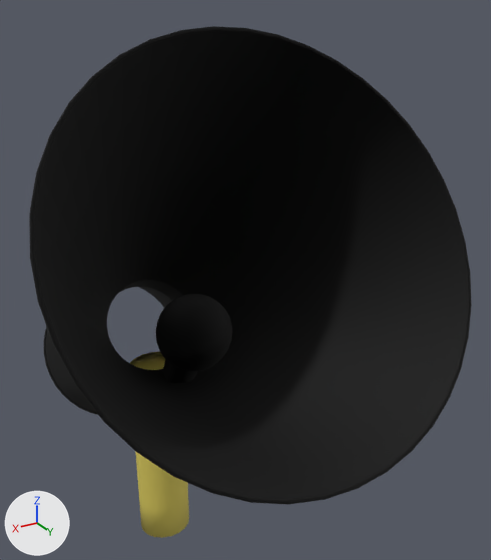
The OBJ model Museo_de_la_Biodiversidad/Models/lampara.obj as it was, and as the next commit left it.
Camera for both pictures: a 50 mm lens placed at (14.8, 36.2, 35.4), pointed at (-3.5, 5.7, 20.1). Every picture has the same lights, and +X, +Y and +Z are marked at lower left. Where no turn or scale is listed for an object, it has been applied to the vertices.

In view in the first picture: 'Cylinder001', 'Mr_Brown_London_Bergamo_Wall_Lamp'.
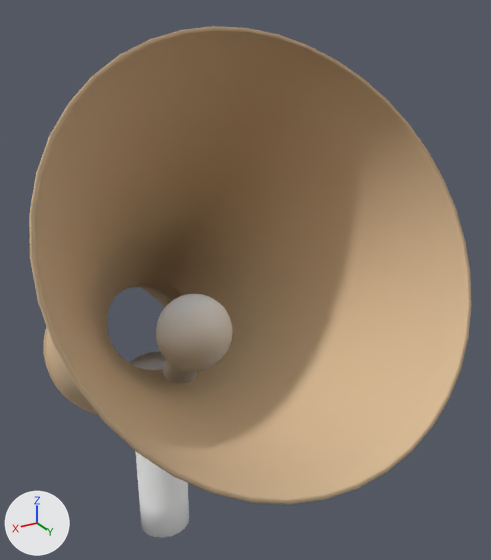
The change, as JSON lines over the scene's bpy script:
```json
{"op": "add", "block": "img_blanco_jpg", "code": ["img_blanco_jpg = load_image('blanco.jpg', '../Textures/blanco.jpg', 512, 512, 'sRGB')"]}
{"op": "add", "block": "img_beige_jpg", "code": ["img_beige_jpg = load_image('beige.jpg', '../Textures/beige.jpg', 512, 512, 'sRGB')"]}
{"op": "add", "block": "mat_07___default", "code": ["mat_07___default = principled_material('07___Default')", "mat_07___default.texture = img_blanco_jpg", "mat_07___default.roughness = 0.9"]}
{"op": "add", "block": "mat_08___default", "code": ["mat_08___default = principled_material('08___Default')", "mat_08___default.texture = img_beige_jpg", "mat_08___default.roughness = 0.9"]}
{"block": "me_cylinder001", "where": "me_cylinder001.from_pydata(...)  # 110 vertices, 108 faces; spans x -1.69..1.8, y -1.24..1.93, z 0.0..13.0"}
{"op": "remove", "block": "me_cylinder001", "code": "me_cylinder001.materials.append(mat_wire_177148027)  # yellow #d9c85c"}
{"op": "add", "block": "me_cylinder001", "code": "me_cylinder001.materials.append(mat_07___default)  # picture img_blanco_jpg"}
{"block": "me_mr_brown_london_bergamo_wall_lamp", "where": "me_mr_brown_london_bergamo_wall_lamp.from_pydata(...)  # 8236 vertices, 8302 faces; spans x -9.8..10.1, y -10.1..20.3, z 6.5..33.9"}
{"block": "me_mr_brown_london_bergamo_wall_lamp", "where": "# used by ob_mr_brown_london_bergamo_wall_lamp; location = (0.0, 0.0, 0.0)"}
{"block": "me_mr_brown_london_bergamo_wall_lamp", "change": "me_mr_brown_london_bergamo_wall_lamp part 1: 6418 of the faces centred in x -9.7..10.0, y -10.1..20.3, z 6.5..33.8 switch from mat_wire_000000000 (black #000000) to mat_08___default (picture img_beige_jpg)"}
{"block": "me_mr_brown_london_bergamo_wall_lamp", "change": "me_mr_brown_london_bergamo_wall_lamp part 2: 1884 of the faces centred in x -1.9..2.2, y 3.3..8.4, z 13.7..20.1 switch from mat_wire_000000000 (black #000000) to mat_07___default (picture img_blanco_jpg)"}
```

Boxes (x1, y1, x2, y2) around the edits, measured in the pictures (491 x 560 px):
```json
{"object": "Cylinder001", "change": "recoloured", "before": [130, 351, 189, 538], "after": [130, 351, 189, 538], "on screen": "yellow to grey"}
{"part": 1, "of": "me_mr_brown_london_bergamo_wall_lamp", "change": "recoloured", "before": [29, 26, 472, 505], "after": [29, 26, 472, 505], "on screen": "black to beige"}
{"part": 2, "of": "me_mr_brown_london_bergamo_wall_lamp", "change": "recoloured", "before": [156, 294, 233, 383], "after": [156, 294, 233, 383]}
```
